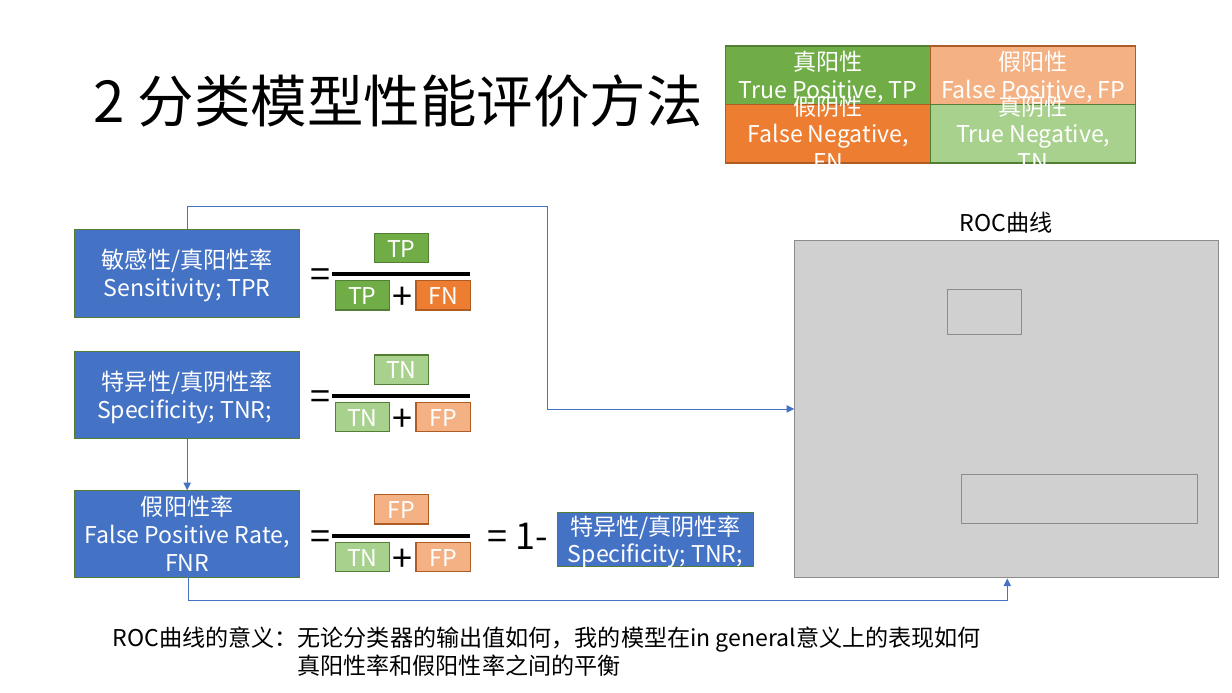
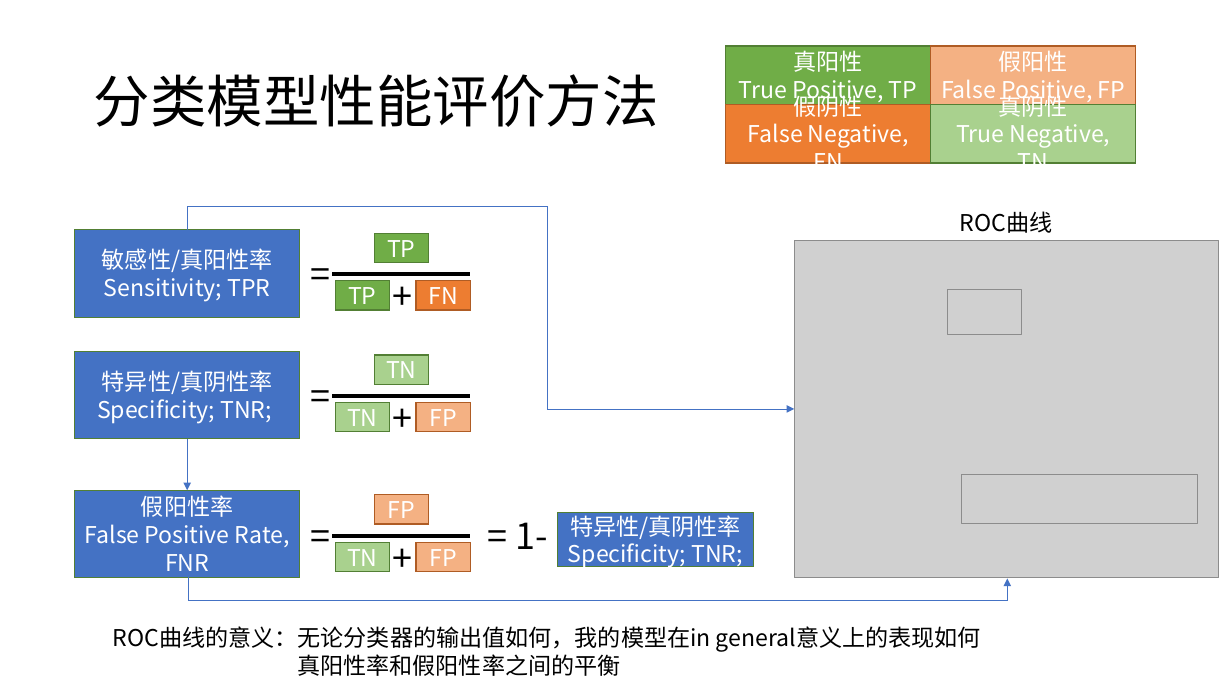
Before and after one commit to fenmeng123/2023_MentalHelath_PredictiveModeling, a slide deck: slide 11 of Supp_3_Slides_for_Model_Evaluation_Indices/Supplemental Slides-Model Evaluation Indices [Chinese].pptx (slide 10 before the commit). Drawn at 1232x693 pixels with LibreOffice and Linux fonts; fonts in the diff are those of the drawing; grey boxes stand for pictures. Boxes give left, top, right and bottom in pixels: in the first picture for what was removed or moved away, otherwise in the second. Text is boxed around its words. In the diff, an @@ line names an element or a change of style, - is before the commit and + after.

```diff
--- a/Supp_3_Slides_for_Model_Evaluation_Indices/Supplemental Slides-Model Evaluation Indices [Chinese].pptx
+++ b/Supp_3_Slides_for_Model_Evaluation_Indices/Supplemental Slides-Model Evaluation Indices [Chinese].pptx
@@ title at (94,74,659,127): text changed @@
-2 分类模型性能评价方法
+分类模型性能评价方法
```
Also in this commit, not shown: 10 other slides changed, 1 slide added, 1 other file.
